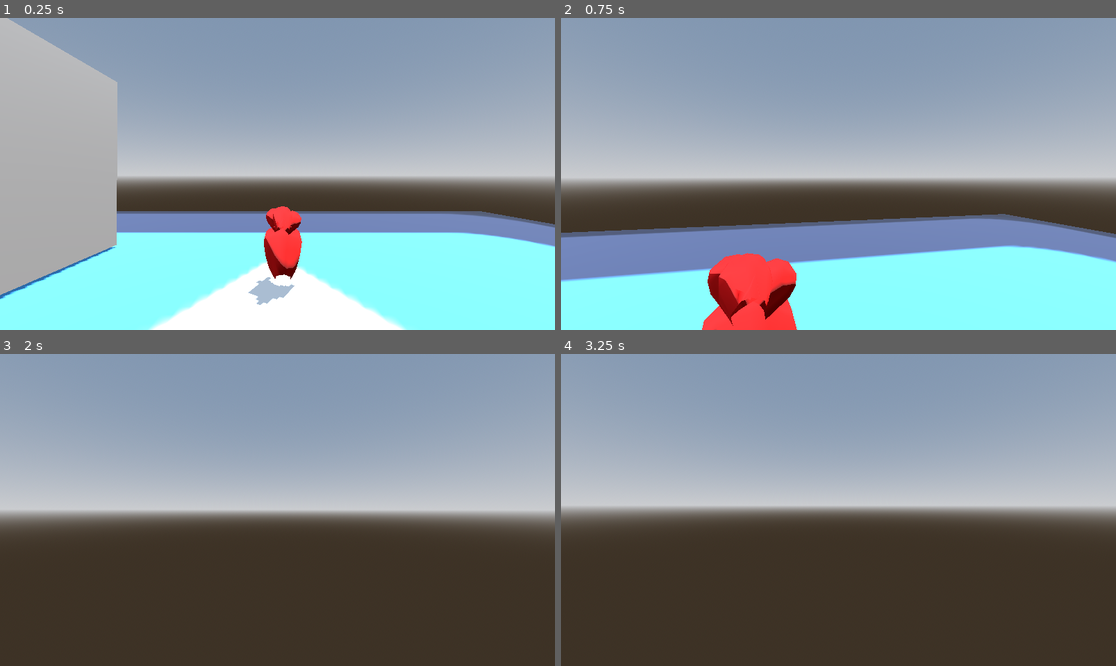
Above: before the commit, frames 1-4 (two rows, left to right).
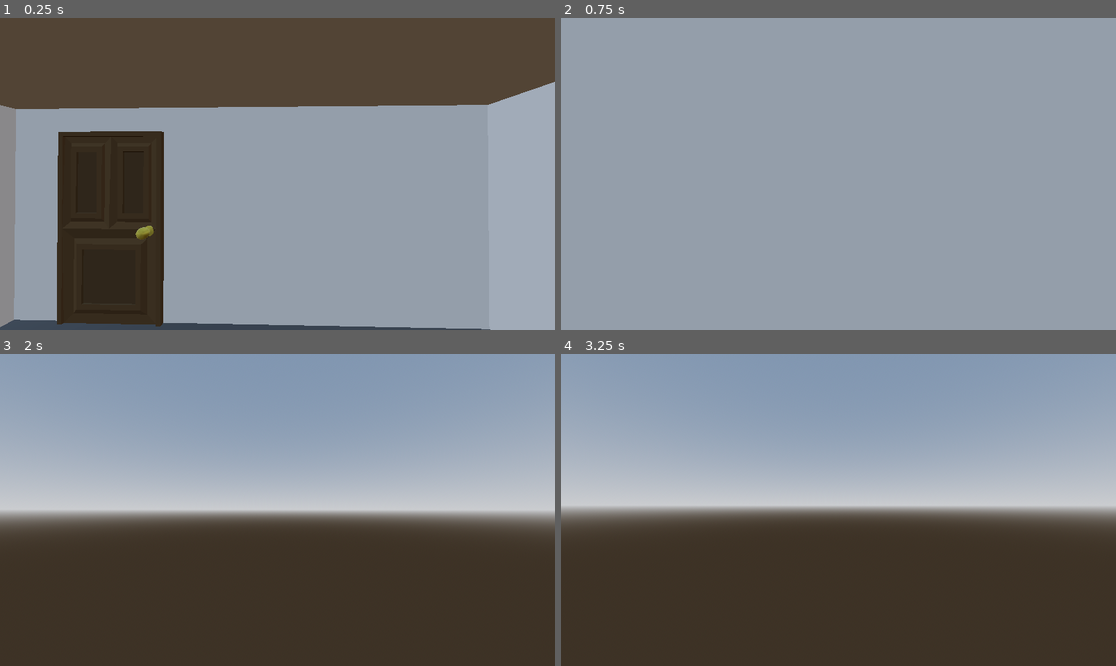
Above: after the commit, the same moments.

Repository: phatrickgomes/Live-Rec
Game: Godot game, scene res://quarto.tscn
The game is run twice, just before and just after one commit, with the same random seed, the same clock (stepped at 60 frames per second) and the same inputs. Before the commit the project starts from res://node_3d.tscn. The engine's default icon, where the game draws it, is replaced by a stand-in: a white triangle on a blue panel in a dark square.
Inputs (mouse positions are in pixels of both pictures, inside the frame that each line leads up to):
- Up to frame 1 (0.25 s): no input
- Up to frame 2 (0.75 s): tap Enter (ui_accept) at 0.5 s; move the mouse to (866, 174) at 0.52 s; hold Up (ui_up) from 0.53 s (still down); hold E (Interacao) from 0.53 s (still down)
- Up to frame 3 (2 s): keep holding Up (ui_up); tap Enter (ui_accept) at 0.77, 1.52 s; move the mouse to (249, 510) at 1.27 s; release E (Interacao) at 1.28 s; tap E (Interacao) at 1.35 s
- Up to frame 4 (3.25 s): keep holding Up (ui_up); tap Enter (ui_accept) at 2, 2.75, 3.02 s; move the mouse to (849, 503) at 2.02 s; hold E (Interacao) 2.03-2.78 s; move the mouse to (832, 516) at 2.77 s; tap E (Interacao) at 2.85 s

The runs differ from the first frame. In frame 1, 87% of the frame differs, in the area x 0-100%, y 0-100%; in frame 2, 59%; in frame 3, less than 0.1%; in frame 4, less than 0.1%.

Commit message:
coloquei o quarto
coloque apenas o quarto e estou ageuitando a uia

Diff:
--- a/character_body_3d.gd
+++ b/character_body_3d.gd
@@ -10,7 +10,7 @@
 var objeto_selecionado
 var forca_braco = 4
 
-const SPEED = 10.0
+const SPEED = 0.0000001
 const JUMP_VELOCITY = 5.5
 const SENSIBILIDADE = 0.003
 
--- a/character_body_3d.tscn
+++ b/character_body_3d.tscn
@@ -57,7 +57,7 @@
 [node name="camera_pivot" type="Node3D" parent="."]
 
 [node name="Camera3D" type="Camera3D" parent="camera_pivot"]
-transform = Transform3D(1, 0, 0, 0, 1, 0, 0, 0, 1, 0, 0.6, 0)
+transform = Transform3D(1, 0, 0, 0, 1, 0, 0, 0, 1, 0, 0.959865, 0)
 
 [node name="interacao" type="RayCast3D" parent="camera_pivot/Camera3D"]
 transform = Transform3D(1, 0, 0, 0, 0.999888, -0.0149569, 0, 0.0149569, 0.999888, 0, 0, 0)
--- a/node_3d.tscn
+++ /dev/null
@@ -1,80 +0,0 @@
-[gd_scene load_steps=15 format=3 uid="uid://o5dd2gttglnj"]
-
-[ext_resource type="Texture2D" uid="uid://dq3h6u8r6f11o" path="res://icon.svg" id="1_noarx"]
-[ext_resource type="PackedScene" uid="uid://bhvkm866011qa" path="res://character_body_3d.tscn" id="2_jka67"]
-[ext_resource type="PackedScene" uid="uid://rwmv3ram5t1a" path="res://area_3d.tscn" id="3_a0tk4"]
-[ext_resource type="PackedScene" uid="uid://b2v3m7ol3sqcr" path="res://carrot.tscn" id="4_i5arm"]
-[ext_resource type="Script" uid="uid://dyi6m5mq7n7i" path="res://carrot.gd" id="5_wc5p8"]
-
-[sub_resource type="ProceduralSkyMaterial" id="ProceduralSkyMaterial_r3fl7"]
-sky_horizon_color = Color(0.662243, 0.671743, 0.686743, 1)
-ground_horizon_color = Color(0.662243, 0.671743, 0.686743, 1)
-
-[sub_resource type="Sky" id="Sky_jka67"]
-sky_material = SubResource("ProceduralSkyMaterial_r3fl7")
-
-[sub_resource type="Environment" id="Environment_i5arm"]
-background_mode = 2
-sky = SubResource("Sky_jka67")
-tonemap_mode = 2
-
-[sub_resource type="StandardMaterial3D" id="StandardMaterial3D_wc5p8"]
-albedo_texture = ExtResource("1_noarx")
-
-[sub_resource type="StandardMaterial3D" id="StandardMaterial3D_jka67"]
-
-[sub_resource type="PlaneMesh" id="PlaneMesh_jsk3o"]
-material = SubResource("StandardMaterial3D_jka67")
-size = Vector2(20, 20)
-
-[sub_resource type="ConvexPolygonShape3D" id="ConvexPolygonShape3D_a0tk4"]
-points = PackedVector3Array(10.1548, 0.158668, 10.1548, -10.1548, -0.158668, -10.1548, -10.1548, 0.158668, -10.1548, 10.1548, -0.158668, -10.1548, -10.1548, -0.158668, 10.1548, -10.1548, 0.158668, 10.1548, 10.1548, 0.158668, -10.1548, 10.1548, -0.158668, 10.1548)
-
-[sub_resource type="BoxMesh" id="BoxMesh_noarx"]
-
-[sub_resource type="BoxShape3D" id="BoxShape3D_jka67"]
-size = Vector3(2.36725, 2.31653, 0.0585938)
-
-[node name="quarto" type="Node3D"]
-transform = Transform3D(0.999653, 0, 0.0263514, 0, 1, 0, -0.0263514, 0, 0.999653, 0, 0, 0)
-
-[node name="WorldEnvironment" type="WorldEnvironment" parent="."]
-environment = SubResource("Environment_i5arm")
-
-[node name="DirectionalLight3D" type="DirectionalLight3D" parent="."]
-transform = Transform3D(-0.866025, -0.433013, 0.25, 0, 0.5, 0.866025, -0.5, 0.75, -0.433013, 0, 0, 0)
-shadow_enabled = true
-
-[node name="ground" type="MeshInstance3D" parent="."]
-material_override = SubResource("StandardMaterial3D_wc5p8")
-mesh = SubResource("PlaneMesh_jsk3o")
-
-[node name="StaticBody3D" type="StaticBody3D" parent="ground"]
-
-[node name="CollisionShape3D" type="CollisionShape3D" parent="ground/StaticBody3D"]
-shape = SubResource("ConvexPolygonShape3D_a0tk4")
-
-[node name="player" parent="." groups=["monitor", "player", "tela_interativa"] instance=ExtResource("2_jka67")]
-transform = Transform3D(1, -0.000189485, 6.81728e-07, 0.000189485, 0.999974, -0.0071882, 6.81728e-07, 0.0071882, 0.999974, 0, 1, 0)
-
-[node name="MeshInstance3D" type="MeshInstance3D" parent="."]
-transform = Transform3D(4, 0, 0, 0, 4, 0, 0, 0, 4, -5.94886, 2.05616, -2.99784)
-mesh = SubResource("BoxMesh_noarx")
-
-[node name="GUI" parent="." groups=["monitor", "player", "tela_interativa"] instance=ExtResource("3_a0tk4")]
-transform = Transform3D(1, 0, 0, 0, 1, 0, 0, 0, 1, -0.0288802, 2.11791, 1.09557)
-
-[node name="StaticBody3D" type="StaticBody3D" parent="GUI" groups=["monitor", "player", "tela_interativa"]]
-transform = Transform3D(1, 0, 0, 0, 1, 0, 0, 0, 1, 0.0120695, 0, -0.457863)
-
-[node name="CollisionShape3D2" type="CollisionShape3D" parent="GUI/StaticBody3D" groups=["monitor", "player", "tela_interativa"]]
-transform = Transform3D(1, 0, 0, 0, 1, 0, 0, 0, 1, 0.314205, -0.0569139, 1.33412)
-shape = SubResource("BoxShape3D_jka67")
-debug_fill = false
-
-[node name="Monitor" type="Camera3D" parent="GUI"]
-transform = Transform3D(1, 0, 9.31323e-09, 0, 1, 0, -9.31323e-09, 0, 1, 0.127216, 0.176427, 2.89535)
-
-[node name="Carrot" parent="." groups=["player"] instance=ExtResource("4_i5arm")]
-transform = Transform3D(0.5, 0, 0, 0, 0.5, 0, 0, 0, 0.5, 0.0916737, 0.366618, -3.47768)
-script = ExtResource("5_wc5p8")
--- a/project.godot
+++ b/project.godot
@@ -11,9 +11,13 @@
 [application]
 
 config/name="X-mates-(atualizado-com-o-codigo-do-yan - Labrinto)"
-run/main_scene="res://node_3d.tscn"
+run/main_scene="res://quarto.tscn"
 config/features=PackedStringArray("4.4", "GL Compatibility")
 config/icon="res://icon.svg"
+
+[filesystem]
+
+import/blender/enabled=false
 
 [global_group]
 
--- /dev/null
+++ b/quarto.tscn
@@ -0,0 +1,67 @@
+[gd_scene load_steps=11 format=3 uid="uid://o5dd2gttglnj"]
+
+[ext_resource type="PackedScene" uid="uid://bhvkm866011qa" path="res://character_body_3d.tscn" id="2_chyoy"]
+[ext_resource type="PackedScene" uid="uid://rwmv3ram5t1a" path="res://area_3d.tscn" id="3_twob8"]
+[ext_resource type="PackedScene" uid="uid://b2v3m7ol3sqcr" path="res://carrot.tscn" id="4_jsa3l"]
+[ext_resource type="Script" uid="uid://dyi6m5mq7n7i" path="res://carrot.gd" id="5_xtcex"]
+[ext_resource type="PackedScene" uid="uid://de3ro0ubblrsc" path="res://Receba o quarto.glb" id="6_2vapn"]
+
+[sub_resource type="ProceduralSkyMaterial" id="ProceduralSkyMaterial_r3fl7"]
+sky_horizon_color = Color(0.662243, 0.671743, 0.686743, 1)
+ground_horizon_color = Color(0.662243, 0.671743, 0.686743, 1)
+
+[sub_resource type="Sky" id="Sky_jka67"]
+sky_material = SubResource("ProceduralSkyMaterial_r3fl7")
+
+[sub_resource type="Environment" id="Environment_i5arm"]
+background_mode = 2
+sky = SubResource("Sky_jka67")
+tonemap_mode = 2
+
+[sub_resource type="BoxShape3D" id="BoxShape3D_jka67"]
+size = Vector3(2.36725, 2.31653, 0.0585938)
+
+[sub_resource type="ConvexPolygonShape3D" id="ConvexPolygonShape3D_a0tk4"]
+points = PackedVector3Array(10.1548, 0.158668, 10.1548, -10.1548, -0.158668, -10.1548, -10.1548, 0.158668, -10.1548, 10.1548, -0.158668, -10.1548, -10.1548, -0.158668, 10.1548, -10.1548, 0.158668, 10.1548, 10.1548, 0.158668, -10.1548, 10.1548, -0.158668, 10.1548)
+
+[node name="quarto" type="Node3D"]
+transform = Transform3D(0.999653, 0, 0.0263514, 0, 1, 0, -0.0263514, 0, 0.999653, 0, 0, 0)
+
+[node name="WorldEnvironment" type="WorldEnvironment" parent="."]
+environment = SubResource("Environment_i5arm")
+
+[node name="DirectionalLight3D" type="DirectionalLight3D" parent="."]
+transform = Transform3D(-0.866025, -0.433013, 0.25, 0, 0.5, 0.866025, -0.5, 0.75, -0.433013, 0, 0, 0)
+shadow_enabled = true
+
+[node name="player" parent="." groups=["monitor", "player", "tela_interativa"] instance=ExtResource("2_chyoy")]
+transform = Transform3D(0.9, -0.000126576, 4.60491e-07, 0.000170537, 0.667983, -0.00485204, 6.11879e-07, 0.00480172, 0.674983, 1.06133, 1.41282, 0.0279773)
+
+[node name="GUI" parent="." groups=["monitor", "player", "tela_interativa"] instance=ExtResource("3_twob8")]
+transform = Transform3D(0.0091725, 0, 0.158774, 0, 0.135988, 0, -0.262666, 0, 0.00554452, -1.55665, 1.44273, 1.37178)
+
+[node name="StaticBody3D" type="StaticBody3D" parent="GUI" groups=["monitor", "player", "tela_interativa"]]
+transform = Transform3D(1, 0, 0, 0, 1, 0, 0, 0, 1, 0.0120695, 0, -0.457863)
+
+[node name="CollisionShape3D2" type="CollisionShape3D" parent="GUI/StaticBody3D" groups=["monitor", "player", "tela_interativa"]]
+transform = Transform3D(1, 0, 0, 0, 1, 0, 0, 0, 1, 0.314205, -0.0569139, 1.33412)
+shape = SubResource("BoxShape3D_jka67")
+debug_fill = false
+
+[node name="Monitor" type="Camera3D" parent="GUI"]
+transform = Transform3D(3.80479, 0, 8.56817e-08, 0, 7.35357, 0, -3.35276e-08, 0, 6.29442, 0.132396, 0.176428, 3.89736)
+
+[node name="Carrot" parent="." groups=["player"] instance=ExtResource("4_jsa3l")]
+transform = Transform3D(0.5, 0, 0, 0, 0.5, 0, 0, 0, 0.5, 3.8692, 0.649405, 0.696516)
+script = ExtResource("5_xtcex")
+
+[node name="Receba o quarto" parent="." instance=ExtResource("6_2vapn")]
+transform = Transform3D(0.478566, 0, -0.0126153, 0, 0.478733, 0, 0.0126153, 0, 0.478566, 3.85092, 0.17428, 1.72034)
+
+[node name="StaticBody3D" type="StaticBody3D" parent="Receba o quarto"]
+transform = Transform3D(2.0984, 0, 0.0553149, 0, 2.09913, 0, -0.0553149, 0, 2.0984, -8.13589, -0.364045, -3.38031)
+
+[node name="CollisionShape3D" type="CollisionShape3D" parent="Receba o quarto/StaticBody3D"]
+transform = Transform3D(-0.561, -6.26633e-08, -2.79397e-09, 8.47086e-08, -0.415, -5.58039e-17, -3.13483e-09, -3.96475e-16, 0.5, 0, 0.234413, 0)
+shape = SubResource("ConvexPolygonShape3D_a0tk4")
+debug_color = Color(0.825502, 0.0979367, 0.923718, 0.42)
Binary file added: Receba o quarto.glb
Not shown, added: Receba o quarto.glb.import
Not shown, added: Receba o quarto.blend
